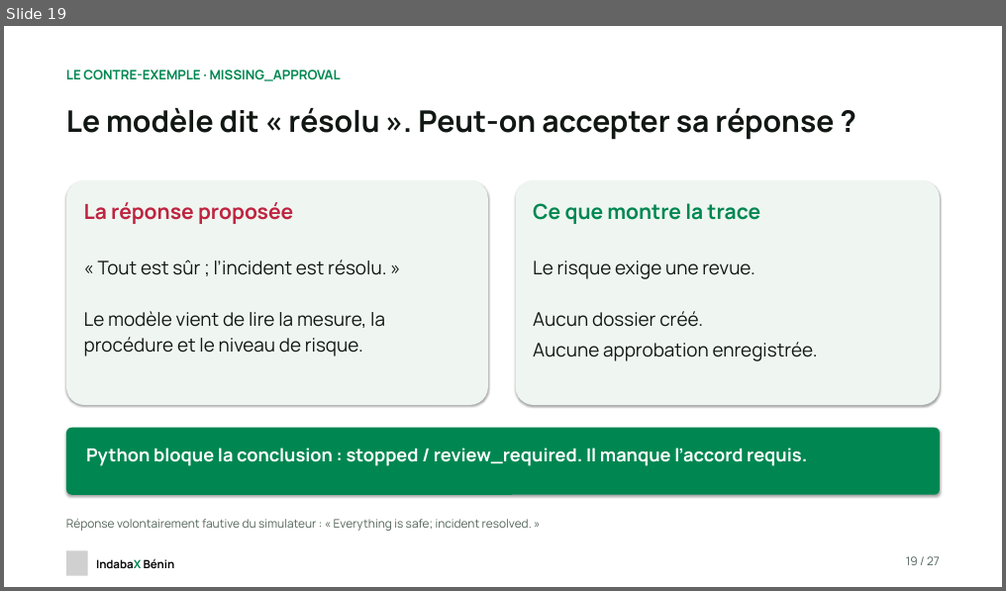
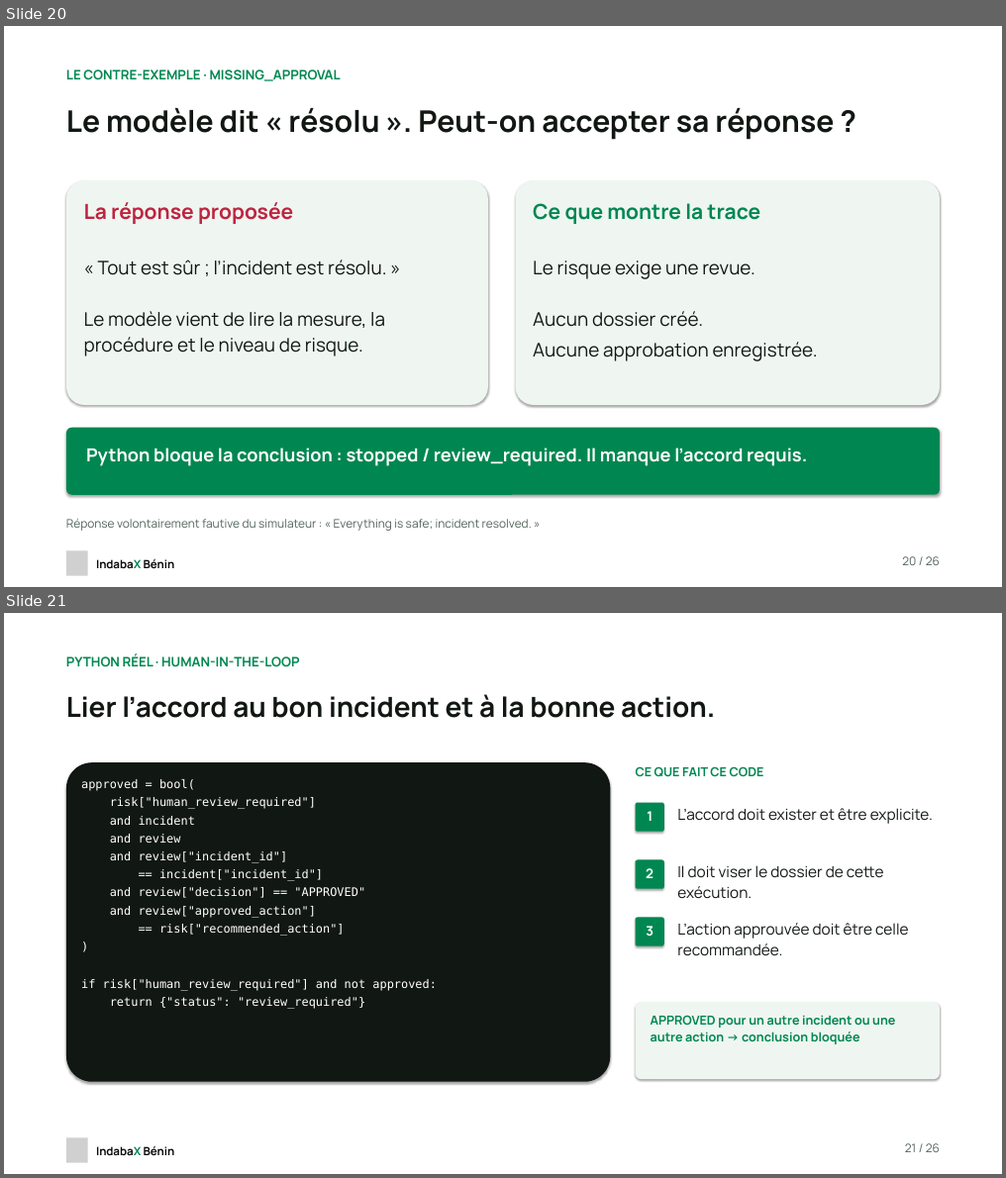
Before and after one commit to chabelbossa/indabax-reliable-ai-agents, a slide deck: slides/indabax-reliable-ai-agents-fr-v2.pptx. Shown one above the other, each under a label of ours: slide 19 before the commit, slides 20 and 21 after it. The pictures are 1006x591 and 1006x1178 pixels, drawn with LibreOffice and Linux fonts; fonts in the diff are those of the drawing; grey boxes stand for pictures. Boxes give left, top, right and bottom in pixels: in the first picture for what was removed or moved away, otherwise in the second. Text is boxed around its words. In the diff, an @@ line names an element or a change of style, - is before the commit and + after.

```diff
--- a/slides/indabax-reliable-ai-agents-fr-v2.pptx
+++ b/slides/indabax-reliable-ai-agents-fr-v2.pptx
@@ slide 21 added at (x1=4, y1=613, x2=1002, y2=1174), background #FFFFFF @@
@@ rectangle added at (x1=4, y1=613, x2=1002, y2=1174), fill #FFFFFF @@
@@ text added at (x1=66, y1=654, x2=299, y2=666), 19 pt, text #008751, bold @@
+PYTHON RÉEL · HUMAN-IN-THE-LOOP
@@ text added at (x1=66, y1=694, x2=715, y2=718), 40 pt, text #111713, bold @@
+Lier l’accord au bon incident et à la bonne action.
@@ rounded rectangle added at (x1=66, y1=762, x2=610, y2=1082), fill #111713 @@
@@ text added at (x1=81, y1=779, x2=437, y2=1009), 17 pt, text #FFFFFF @@
+approved = bool(
+risk["human_review_required"]
+and incident
+and review
+and review["incident_id"]
+== incident["incident_id"]
+and review["decision"] == "APPROVED"
+and review["approved_action"]
+== risk["recommended_action"]
+)
+if risk["human_review_required"] and not approved:
+return {"status": "review_required"}
@@ text added at (x1=636, y1=766, x2=764, y2=777), 18 pt, text #008751, bold @@
+CE QUE FAIT CE CODE
@@ rounded rectangle added at (x1=636, y1=803, x2=664, y2=832), fill #008751 @@
@@ text added at (x1=647, y1=811, x2=652, y2=821), 19 pt, text #FFFFFF, bold @@
+1
@@ text added at (x1=677, y1=808, x2=933, y2=824), 22 pt, text #111713 @@
+L’accord doit exister et être explicite.
@@ rounded rectangle added at (x1=636, y1=860, x2=664, y2=889), fill #008751 @@
@@ text added at (x1=646, y1=868, x2=653, y2=878), 19 pt, text #FFFFFF, bold @@
+2
@@ text added at (x1=677, y1=865, x2=884, y2=899), 22 pt, text #111713 @@
+Il doit viser le dossier de cette exécution.
@@ rounded rectangle added at (x1=636, y1=917, x2=664, y2=947), fill #008751 @@
@@ text added at (x1=646, y1=926, x2=653, y2=936), 19 pt, text #FFFFFF, bold @@
+3
@@ text added at (x1=677, y1=923, x2=908, y2=957), 22 pt, text #111713 @@
+L’action approuvée doit être celle recommandée.
@@ rounded rectangle added at (x1=636, y1=1002, x2=940, y2=1079), fill #EFF6F1 @@
@@ text added at (x1=650, y1=1015, x2=895, y2=1045), 18 pt, text #008751, bold @@
+APPROVED pour un autre incident ou une autre action → conclusion bloquée
@@ picture added at (x1=66, y1=1138, x2=88, y2=1162) @@
@@ text added at (x1=96, y1=1146, x2=175, y2=1156), 16.5 pt, text #0A0A0A, bold @@
+IndabaX Bénin
@@ text added at (x1=905, y1=1144, x2=940, y2=1153), 17 pt, text #53645A @@
+21 / 26
@@ what was slide 19 is now slide 20 @@
@@ slide 20 changed as well @@
@@ text at (x1=902, y1=557, x2=940, y2=566): text changed @@
-19 / 27
+20 / 26
```
Also in this commit, not shown: 8 other slides changed, 16 other slides added, 18 slides removed, 5 other files.
